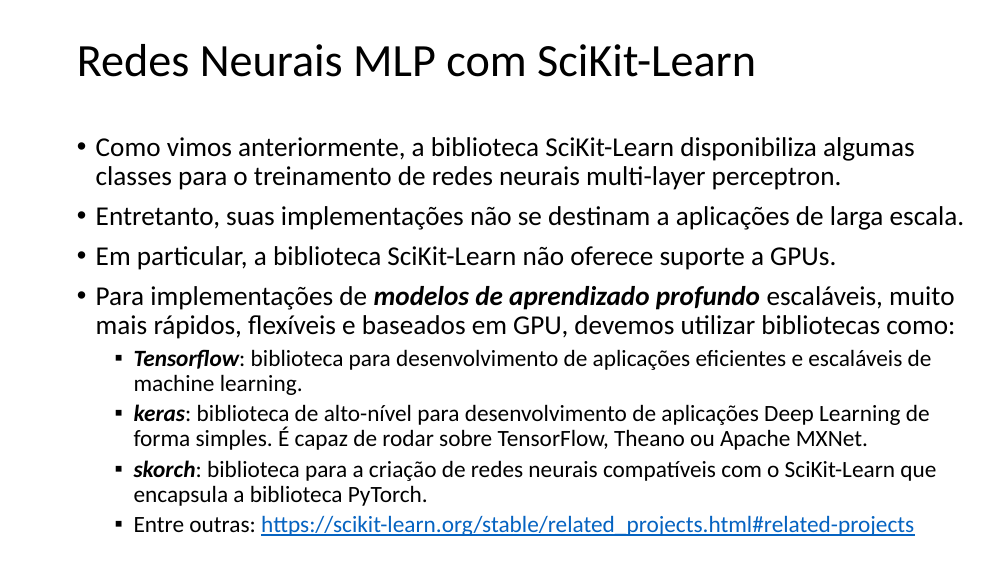
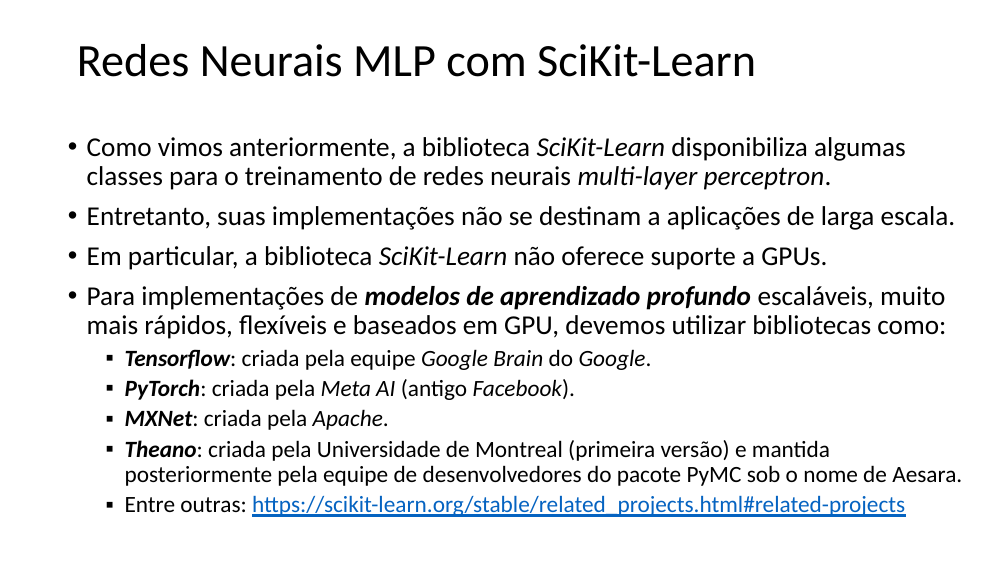
Before and after one commit to zz4fap/t320_aprendizado_de_maquina, a slide deck: slide 17 of slides/T320_Redes_Neurais_Artificiais (Parte IV).pptx. Drawn at 1008x567 pixels with LibreOffice and Linux fonts; fonts in the diff are those of the drawing. Boxes give left, top, right and bottom in pixels: in the first picture for what was removed or moved away, otherwise in the second. Text is boxed around its words. In the diff, an @@ line names an element or a change of style, - is before the commit and + after.

```diff
--- a/slides/T320_Redes_Neurais_Artificiais (Parte IV).pptx
+++ b/slides/T320_Redes_Neurais_Artificiais (Parte IV).pptx
@@ text "Como vimos anteriormente, a biblioteca ..." moved from (x1=96, y1=137, x2=965, y2=536) to (x1=87, y1=137, x2=962, y2=517) @@
@@ text at (x1=87, y1=137, x2=906, y2=270): italic on in "SciKit-Learn multi-layer perceptron.", "SciKit-Learn" @@
@@ text at (x1=125, y1=349, x2=962, y2=486): text changed @@
-  ▪ Tensorflow: biblioteca para desenvolvimento de aplicações eficientes e escaláveis de machine learning.
-  ▪ keras: biblioteca de alto-nível para desenvolvimento de aplicações Deep Learning de forma simples. É capaz de rodar sobre TensorFlow, Theano ou Apache MXNet.
-  ▪ skorch: biblioteca para a criação de redes neurais compatíveis com o SciKit-Learn que encapsula a biblioteca PyTorch.
+  ▪ Tensorflow: criada pela equipe Google Brain do Google.
+  ▪ PyTorch: criada pela Meta AI (antigo Facebook).
+  ▪ MXNet: criada pela Apache.
+  ▪ Theano: criada pela Universidade de Montreal (primeira versão) e mantida posteriormente pela equipe de desenvolvedores do pacote PyMC sob o nome de Aesara.
```
Also in this commit, not shown: 4 other slides changed, 6 other files.
